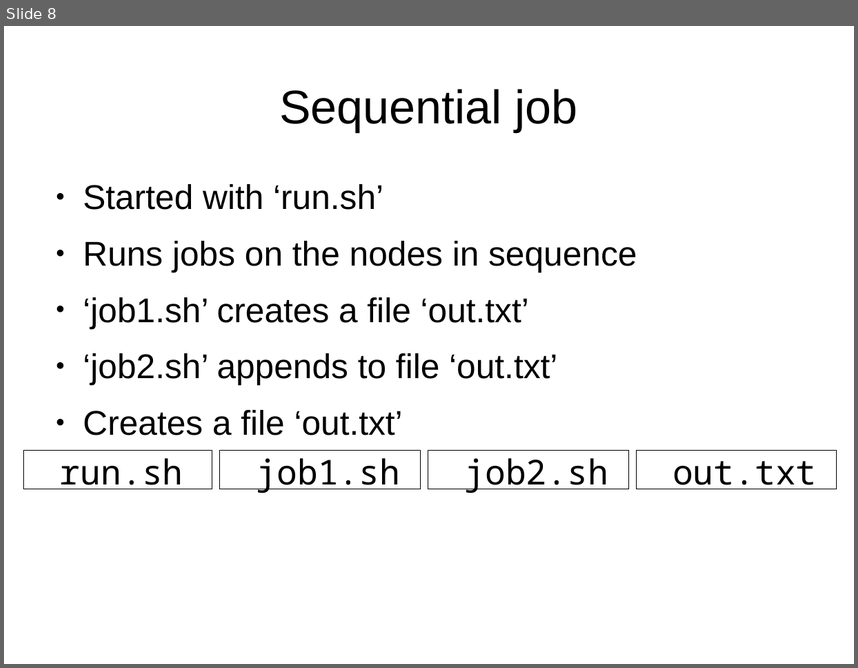
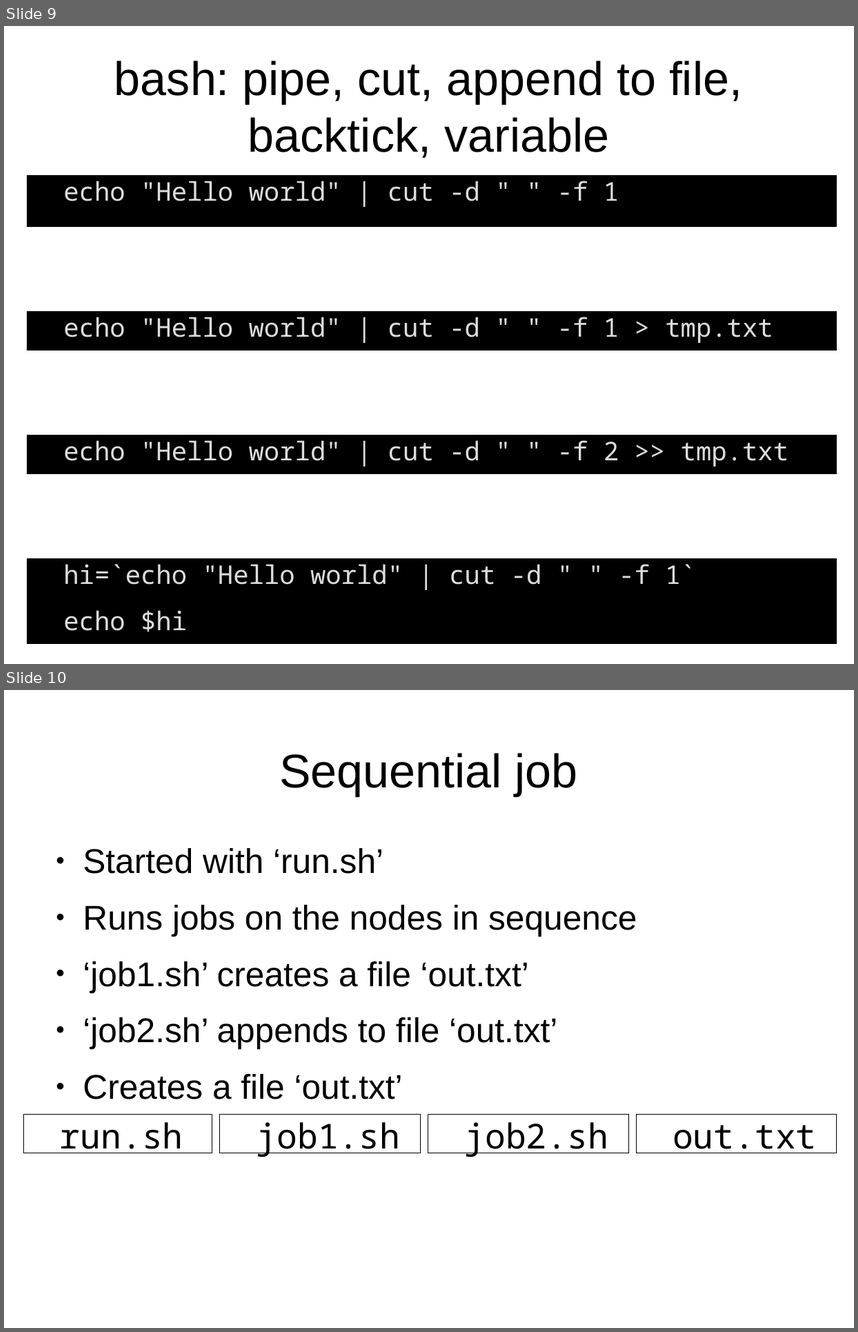
Before and after one commit to richelbilderbeek/peregrine, a slide deck: ParallelComputation.odp. Shown one above the other, each under a label of ours: slide 8 before the commit, slides 9 and 10 after it. The pictures are 858x668 and 858x1332 pixels, drawn with LibreOffice and Linux fonts; fonts in the diff are those of the drawing. Boxes give left, top, right and bottom in pixels: in the first picture for what was removed or moved away, otherwise in the second. Text is boxed around its words. In the diff, an @@ line names an element or a change of style, - is before the commit and + after.

```diff
--- a/ParallelComputation.odp
+++ b/ParallelComputation.odp
@@ slide 9 added at (x1=4, y1=26, x2=854, y2=664), background #FFFFFF @@
@@ title added at (x1=114, y1=60, x2=742, y2=158), 44 pt, text #000000 @@
+bash: pipe, cut, append to file, backtick, variable
@@ text added at (x1=27, y1=175, x2=837, y2=227), fill #000000, outline #000000 0 pt, 24 pt, text #DDDDDD @@
+echo "Hello world" | cut -d " " -f 1
@@ text added at (x1=27, y1=312, x2=837, y2=350), fill #000000, outline #000000 0 pt, 24 pt, text #DDDDDD @@
+echo "Hello world" | cut -d " " -f 1 > tmp.txt
@@ text added at (x1=27, y1=435, x2=837, y2=473), fill #000000, outline #000000 0 pt, 24 pt, text #DDDDDD @@
+echo "Hello world" | cut -d " " -f 2 >> tmp.txt
@@ text added at (x1=27, y1=558, x2=837, y2=643), fill #000000, outline #000000 0 pt, 24 pt, text #DDDDDD @@
+hi=`echo "Hello world" | cut -d " " -f 1`
+● echo $hi
@@ what was slide 8 is now slide 10 @@
```
Also in this commit, not shown: 6 slides changed, 4 other slides added, 1 other file.
